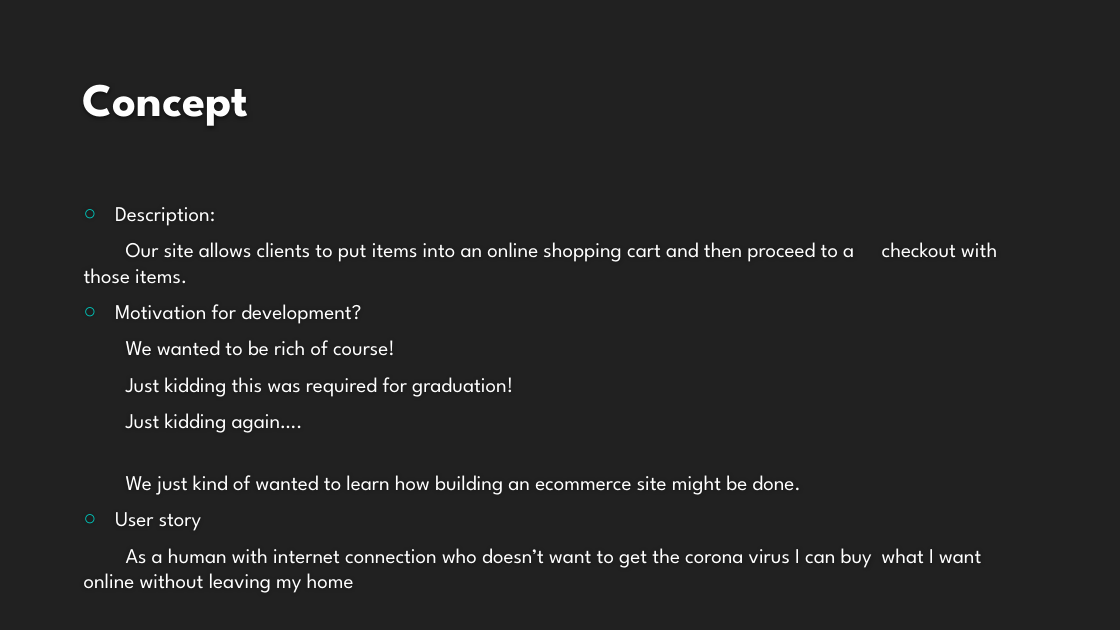
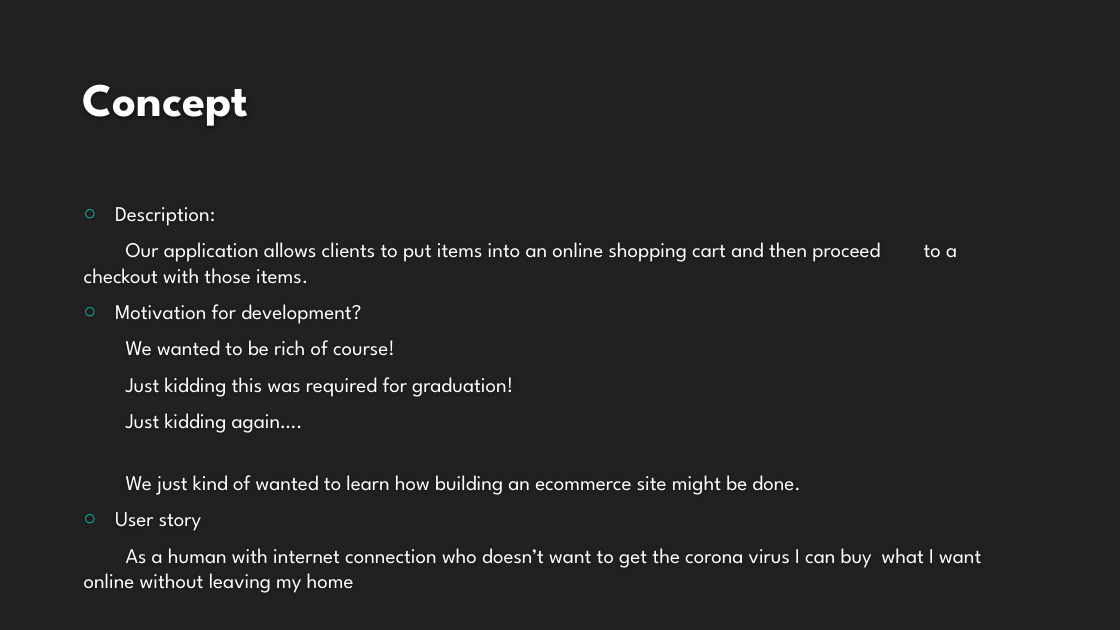
Before and after one commit to ScottMikul/stopandshop, a slide deck: slide 3 of Presentation-Slides/Stop and Shop.pptx. Drawn at 1120x630 pixels with LibreOffice and Linux fonts; fonts in the diff are those of the drawing; background and template pictures are left out. Boxes give left, top, right and bottom in pixels: in the first picture for what was removed or moved away, otherwise in the second. Text is boxed around its words. In the diff, an @@ line names an element or a change of style, - is before the commit and + after.

```diff
--- a/Presentation-Slides/Stop and Shop.pptx
+++ b/Presentation-Slides/Stop and Shop.pptx
@@ text at box(84, 242, 880, 284): text changed @@
-Our site allows clients to put items into an online shopping cart and then proceed to a checkout with those items.
+Our application allows clients to put items into an online shopping cart and then proceed to a checkout with those items.
```
Also in this commit, not shown: 1 other slide changed, 2 other files.
